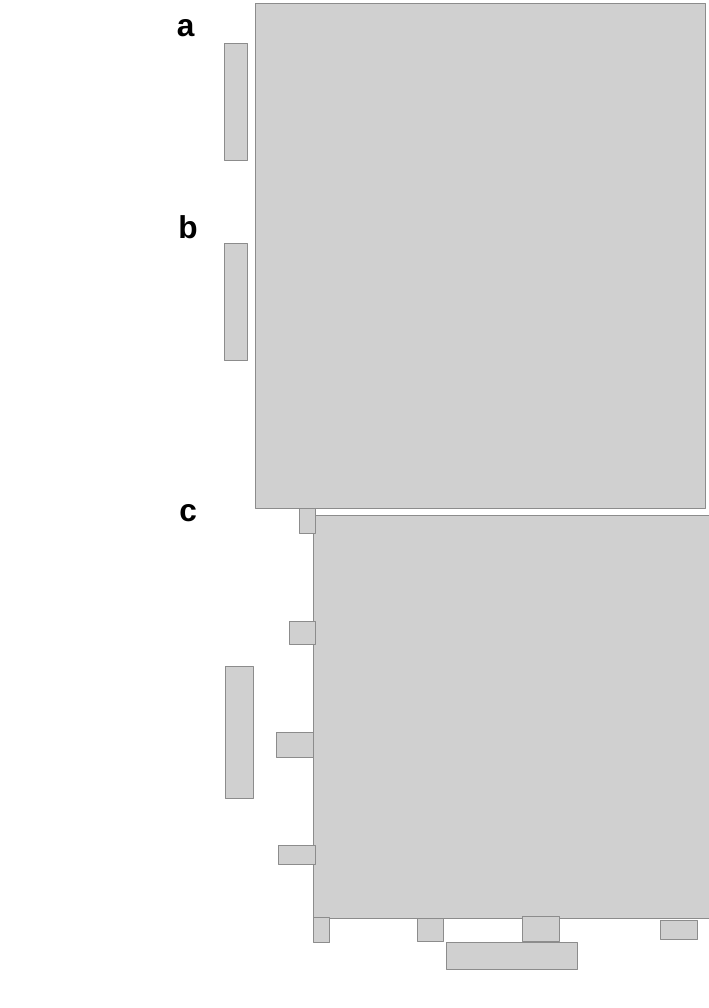
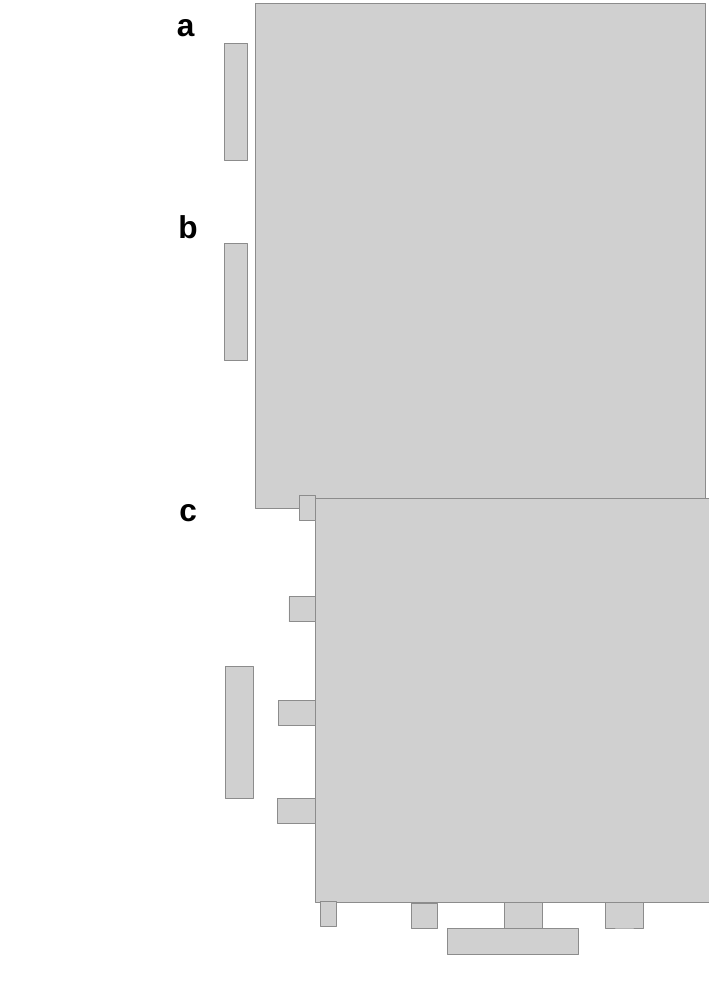
Before and after one commit to meyresearch/amino_acid_distance_distributions, a slide deck: slide 1 of plots/Fig2.pptx. Drawn at 709x1008 pixels with LibreOffice and Linux fonts; fonts in the diff are those of the drawing; grey boxes stand for pictures. Boxes give left, top, right and bottom in pixels: in the first picture for what was removed or moved away, otherwise in the second. Text is boxed around its words. In the diff, an @@ line names an element or a change of style, - is before the commit and + after.

```diff
--- a/plots/Fig2.pptx
+++ b/plots/Fig2.pptx
@@ picture: place and size @@
-picture at [300, 508, 316, 534]
+picture at [300, 496, 316, 521]
@@ picture: place and size @@
-picture at [314, 516, 709, 918]
+picture at [316, 499, 709, 902]
@@ picture added at [289, 596, 316, 622] @@
@@ picture removed at [289, 622, 316, 645] @@
@@ picture added at [278, 700, 315, 726] @@
@@ picture removed at [277, 733, 313, 758] @@
@@ picture added at [278, 798, 316, 824] @@
@@ picture removed at [279, 845, 316, 864] @@
@@ picture: place and size @@
-picture at [314, 918, 330, 943]
+picture at [320, 900, 336, 926]
@@ picture added at [411, 903, 438, 929] @@
@@ picture removed at [418, 918, 445, 941] @@
@@ picture: place and size @@
-picture at [446, 942, 577, 969]
+picture at [447, 928, 578, 954]
@@ picture added at [504, 902, 541, 928] @@
@@ picture removed at [523, 917, 559, 942] @@
@@ picture added at [606, 902, 644, 928] @@
@@ picture removed at [661, 920, 698, 938] @@
```
Also in this commit, not shown: 8 other files.
